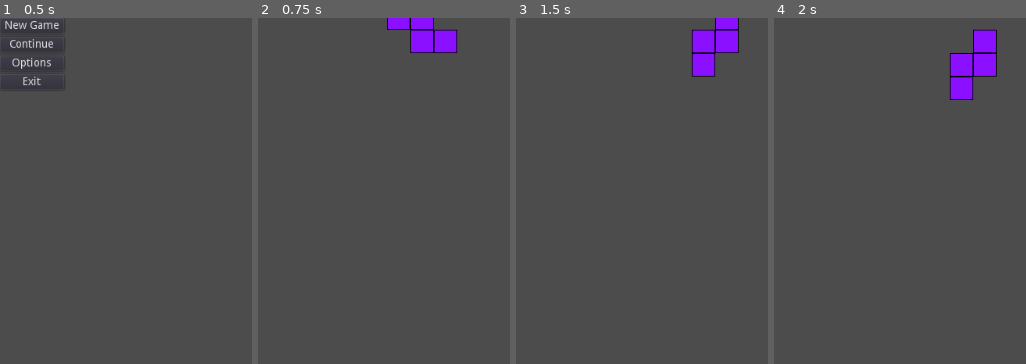
Above: before the commit, frames 1-4 (left to right).
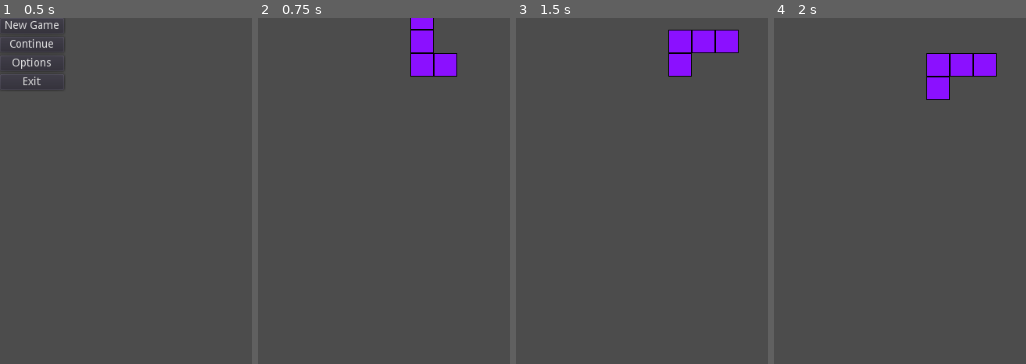
Above: after the commit, the same moments.

Repository: LaffertyDev/Shapes_Collider
Game: Godot game, scene res://main_menu/main_menu.tscn
The game is run twice, just before and just after one commit, with the same random seed, the same clock (stepped at 60 frames per second) and the same inputs.
Inputs:
- Up to frame 1 (0.5 s): no input
- Up to frame 2 (0.75 s): click "New Game" at 0.5 s
- Up to frame 3 (1.5 s): tap Enter at 1.25 s; hold Right (ui_right) from 1.28 s (still down); hold R (ui_rotate) from 1.28 s (still down)
- Up to frame 4 (2 s): keep holding Right (ui_right); keep holding R (ui_rotate)

Frame 1 is identical in both runs. In frame 2, 2.2% of the frame differs, in the area x 51-79%, y 0-18%; in frame 3, 2.3%; in frame 4, 2.6%, in the area x 60-89%, y 3-24%.

Commit message:
Add shape collision

Diff:
--- a/shapes_board/shape.gd
+++ b/shapes_board/shape.gd
@@ -35,52 +35,85 @@
 
 	update_position()
 
-func rotate_clockwise():
-	var size = shape_local_grid.size()
+func can_rotate_clockwise(global_grid):
+	var rotated_local_grid = get_rotate_clockwise()
+	var rotated_global_coords = _get_global_grid_positions(rotated_local_grid)
+	for rotated_block in rotated_global_coords:
+		if rotated_block.x < 0 || rotated_block.x >= global_grid.size():
+			return false
+
+		if rotated_block.y < 0 || rotated_block.y >= global_grid[0].size():
+			return false
+
+		if (global_grid[rotated_block.x][rotated_block.y] == true):
+			return false
+
+	return true
+
+func get_rotate_clockwise():
+	var grid_to_rotate = shape_local_grid.duplicate(true)
+	var size = grid_to_rotate.size()
 	var layers = size / 2
 	for layer in range(0, layers):
 		var first = layer
 		var last = size - first - 1
 		for element in range(first, last):
 			var offset = element - first
-			var top = shape_local_grid[first][element]
-			var right = shape_local_grid[element][last]
-			var bottom = shape_local_grid[last][last - offset]
-			var left = shape_local_grid[last - offset][first]
+			var top = grid_to_rotate[first][element]
+			var right = grid_to_rotate[element][last]
+			var bottom = grid_to_rotate[last][last - offset]
+			var left = grid_to_rotate[last - offset][first]
 
-			shape_local_grid[first][element] = left
-			shape_local_grid[element][last] = top
-			shape_local_grid[last][last - offset] = right
-			shape_local_grid[last - offset][first] = bottom
+			grid_to_rotate[first][element] = left
+			grid_to_rotate[element][last] = top
+			grid_to_rotate[last][last - offset] = right
+			grid_to_rotate[last - offset][first] = bottom
+	return grid_to_rotate
+
+func rotate_clockwise():
+	shape_local_grid = get_rotate_clockwise()
 	update_position()
 
-
 func update_position():
-	var block_indices = []
-	block_indices.resize(4)
-	var block_index = 0
-	for x in range(0, shape_local_grid.size()):
-		for y in range(0, shape_local_grid.size()):
-			if shape_local_grid[x][y]:
-				block_indices[block_index] = Vector2(y, x)
-				block_index += 1
+	var block_indices = get_local_grid_positions(shape_local_grid)
 
 	$Sprite1.set_position(block_indices[0] * 30)
 	$Sprite2.set_position(block_indices[1] * 30)
 	$Sprite3.set_position(block_indices[2] * 30)
 	$Sprite4.set_position(block_indices[3] * 30)
 
+func get_global_grid_positions():
+	return _get_global_grid_positions(shape_local_grid)
+
+func _get_global_grid_positions(local_grid_matrix):
+	var global_indices = []
+	var local_indices = get_local_grid_positions(local_grid_matrix)
+	for block in local_indices:
+		global_indices.append(Vector2(block.x + self.Board_X, block.y + self.Board_Y))
+	return global_indices
+
+func get_local_grid_positions(local_grid_matrix):
+	var block_indices = []
+	block_indices.resize(4)
+	var block_index = 0
+	for x in range(0, local_grid_matrix.size()):
+		for y in range(0, local_grid_matrix.size()):
+			if local_grid_matrix[x][y]:
+				block_indices[block_index] = Vector2(y, x)
+				block_index += 1
+	return block_indices
+
 func set_position_to_grid():
 	set_position(Vector2(Board_X * 30, Board_Y * 30))
 
 func deactivate():
-	var res = load("res://shapes_board/Shape_Block.tscn")
-	for n in range(0, 4):
-		var block = res.instance()
-		block.Board_X = self.Board_X
-		block.Board_Y = self.Board_Y + n
-		block.texture.region = $Sprite.texture.region
-		get_parent().add_child(block)
-		block.set_position_to_grid()
+	var blocks_global = _get_global_grid_positions(shape_local_grid)
+	for block in blocks_global:
+		get_node("../..").shapes_grid[block.x][block.y] = true
+		var child = get_children()[0]
+		remove_child(child)
+		get_parent().add_child(child)
+		child.set_position(Vector2(block.x * 30, block.y * 30))
+
+	queue_free()
 	hide()
-	queue_free()
--- a/shapes_board/shapes_board.gd
+++ b/shapes_board/shapes_board.gd
@@ -6,8 +6,15 @@
 
 var current_shape;
 
+var shapes_grid;
+
 func _ready():
 	spawn_shape()
+	shapes_grid = []
+	shapes_grid.resize(GridWidth)
+	for x in GridWidth:
+		shapes_grid[x] = []
+		shapes_grid[x].resize(GridDepth)
 
 func _input(event):
 	if event.is_action_pressed("ui_left"):
@@ -20,10 +27,11 @@
 		attempt_move_down(current_shape)
 
 	if event.is_action_pressed("ui_rotate"):
-		current_shape.rotate_clockwise()
+		if current_shape.can_rotate_clockwise(shapes_grid):
+			current_shape.rotate_clockwise()
 
 func _on_ShapeTimer_timeout():
-	if current_shape.Board_Y == GridDepth - 1:
+	if !can_move_down(current_shape):
 		current_shape.deactivate()
 		spawn_shape()
 	else:
@@ -31,7 +39,7 @@
 
 func spawn_shape():
 	var shape = load("res://shapes_board/Shape.tscn").instance()
-	shape.ShapeOption = Enums.ShapeOptions.T
+	shape.ShapeOption = Enums.ShapeOptions.L
 	shape.Board_X = (GridWidth / 2)
 	shape.Board_Y = 0
 	shape.set_position_to_grid()
@@ -39,22 +47,55 @@
 	current_shape = shape
 
 func attempt_move_left(shape):
-	if shape.Board_X > 0:
+	if can_move_left(shape):
 		shape.Board_X -= 1
 		shape.set_position_to_grid()
 	else:
 		print("Cannot go left")
 
 func attempt_move_right(shape):
-	if shape.Board_X < GridWidth - 1:
+	if can_move_right(shape):
 		shape.Board_X += 1
 		shape.set_position_to_grid()
 	else:
 		print("Cannot go right")
 
 func attempt_move_down(shape):
-	if shape.Board_Y < GridDepth - 1:
+	if can_move_down(shape):
 		shape.Board_Y += 1
 		shape.set_position_to_grid()
 	else:
 		print("At bottom")
+
+func can_move_left(shape):
+	var current_grid = shape.get_global_grid_positions()
+	for block in current_grid:
+		if !(block.x > 0):
+			return false
+
+		if (shapes_grid[block.x - 1][block.y] == true):
+			return false
+
+	return true
+
+func can_move_right(shape):
+	var current_grid = shape.get_global_grid_positions()
+	for block in current_grid:
+		if !(block.x < GridWidth - 1):
+			return false
+
+		if (shapes_grid[block.x + 1][block.y] == true):
+			return false
+
+	return true
+
+func can_move_down(shape):
+	var current_grid = shape.get_global_grid_positions()
+	for block in current_grid:
+		if !(block.y < GridDepth - 1):
+			return false
+
+		if (shapes_grid[block.x][block.y + 1] == true):
+			return false
+
+	return true
